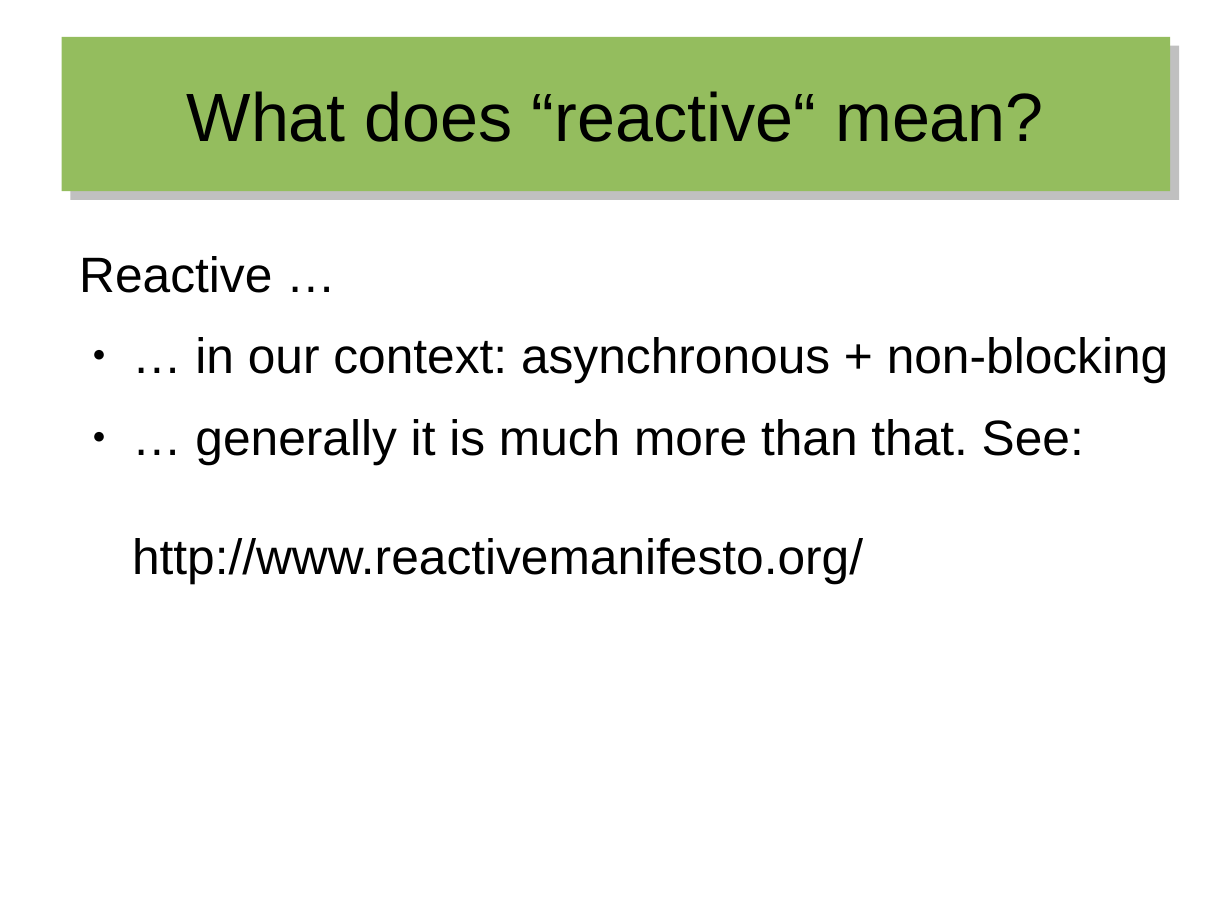
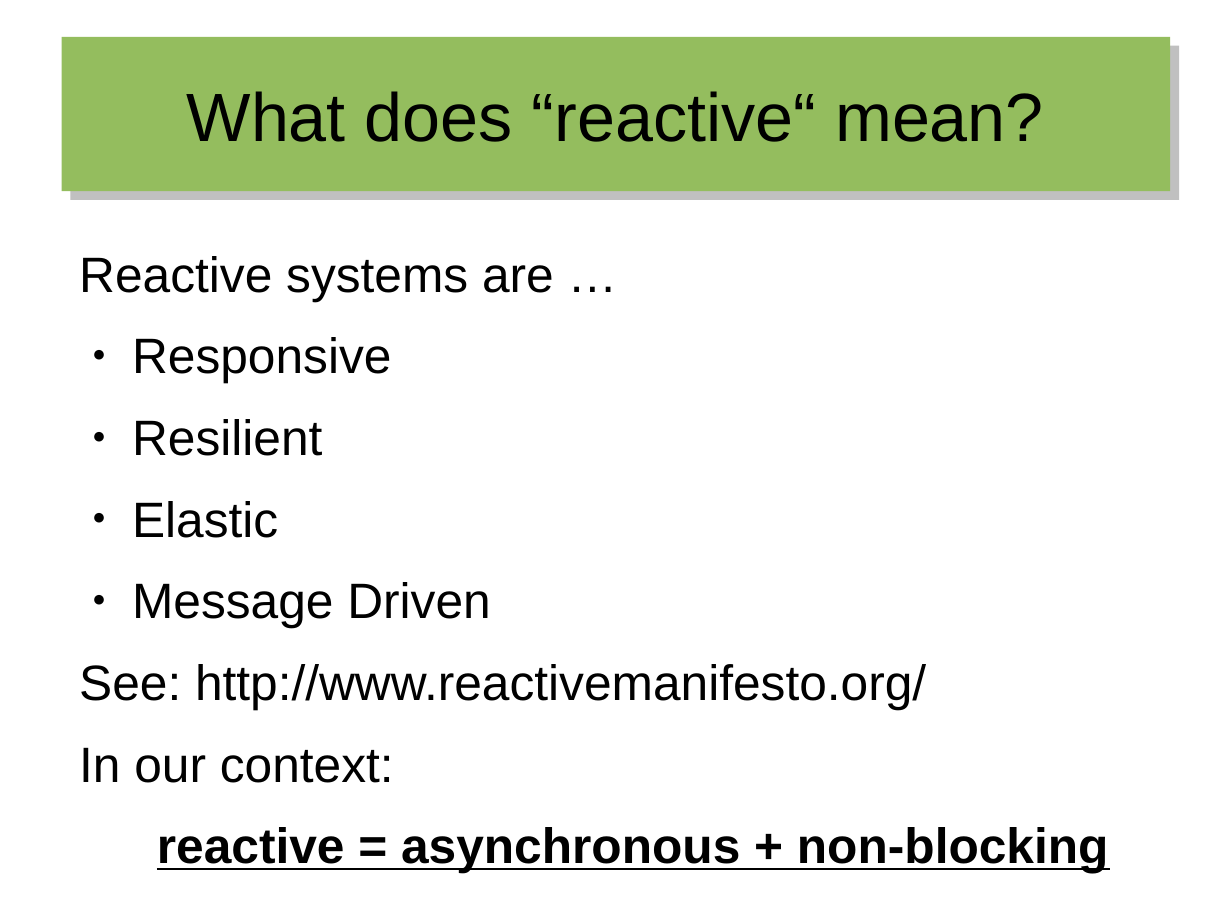
Before and after one commit to hermannhueck/reactive-mongo-access, a slide deck: slide 17 of Slides/2016-08_Reactive Mongo Access from Java 8.odp. Drawn at 1232x924 pixels with LibreOffice and Linux fonts; fonts in the diff are those of the drawing. Boxes give left, top, right and bottom in pixels: in the first picture for what was removed or moved away, otherwise in the second. Text is boxed around its words. In the diff, an @@ line names an element or a change of style, - is before the commit and + after.

```diff
--- a/Slides/2016-08_Reactive Mongo Access from Java 8.odp
+++ b/Slides/2016-08_Reactive Mongo Access from Java 8.odp
@@ text at (x1=79, y1=256, x2=1108, y2=873): text changed @@
-Reactive …
-● … in our context: asynchronous + non-blocking
-● … generally it is much more than that. See:
-  http://www.reactivemanifesto.org/
+Reactive systems are …
+● Responsive
+● Resilient
+● Elastic
+● Message Driven
+See: http://www.reactivemanifesto.org/
+In our context:
+reactive = asynchronous + non-blocking
```
Also in this commit, not shown: 5 other slides changed, 1 slide added, 30 other files.
